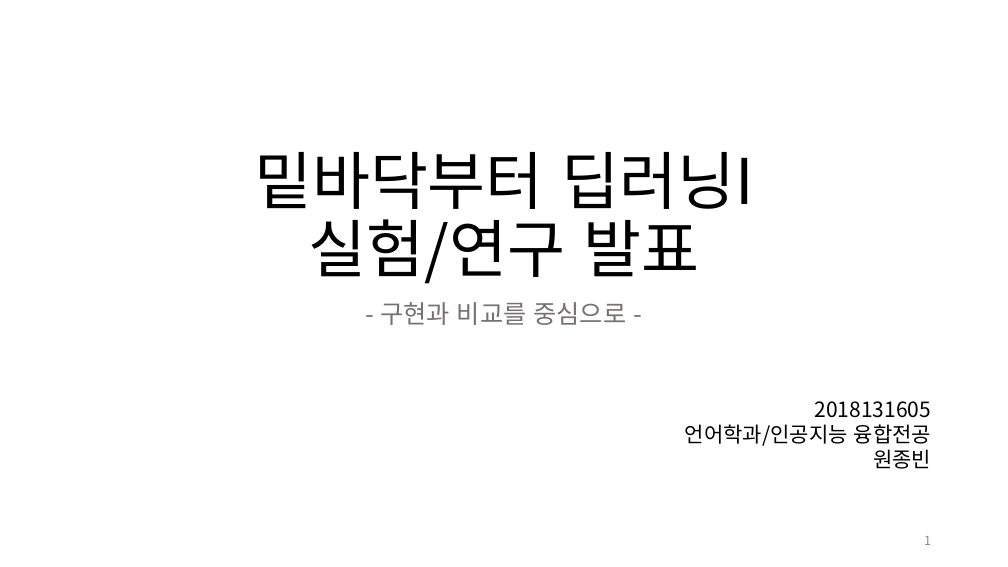
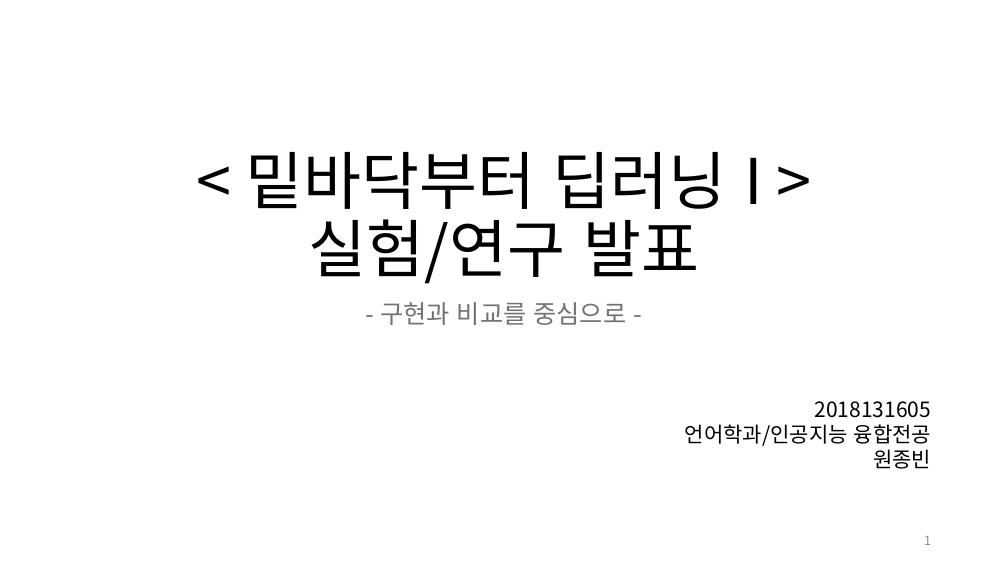
Before and after one commit to Jongbin-kr/DL_from_scratch, a slide deck: slide 1 of 밑바닥부터 딥러닝I.pptx. Drawn at 1008x567 pixels with LibreOffice and Linux fonts; fonts in the diff are those of the drawing. Boxes give left, top, right and bottom in pixels: in the first picture for what was removed or moved away, otherwise in the second. Text is boxed around its words. In the diff, an @@ line names an element or a change of style, - is before the commit and + after.

```diff
--- a/밑바닥부터 딥러닝I.pptx
+++ b/밑바닥부터 딥러닝I.pptx
@@ title at <box>245,152,762,284</box>: text changed @@
-밑바닥부터 딥러닝I
-실험/연구 발표
+< 밑바닥부터 딥러닝 I >
+실험/연구 발표
```
Also in this commit, not shown: 14 other slides changed, 15 slides added, 2 slides removed, 6 other files.
